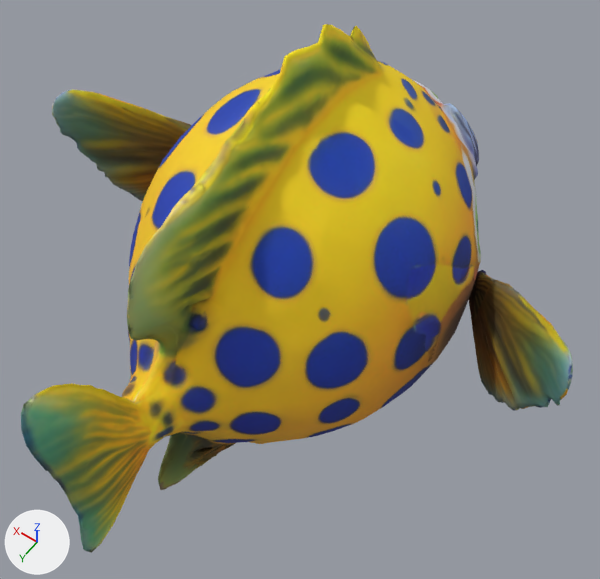
Renders of the glTF model assets/3d models/wildlife/fish4.glb from each side of a commit.
Rendered twice from a 50 mm camera at (-1.036, 1.365, 2.057) aimed at (-0.079, 0.025, -0.049). The axes (+X, +Y, +Z) are drawn at lower left. The lights are the same throughout. The first picture is the older version.
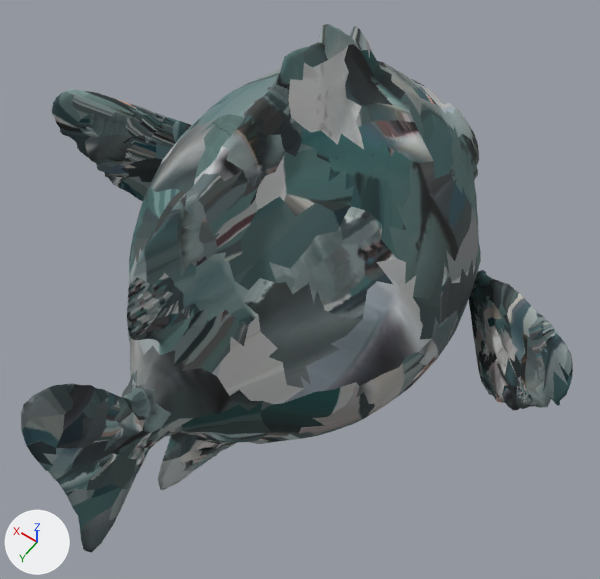
Where the newer file only moved an object's origin or applied its transform, the numbers keep the older frame.

Location of each change, (x1, y1, x2, y2) in pixels of the pictures (600 x 579 px):
'Mesh_0', surface changed
    both: (21, 24, 573, 553)

What changed in the scene script:
```text
Add img_basecolor_jpg:
    img_basecolor_jpg = load_image('baseColor.jpg', 'baseColor.jpg', 2048, 2048, 'sRGB')
Change mat_material_0:
    mat_material_0.texture: img_image_0 -> img_basecolor_jpg
```
